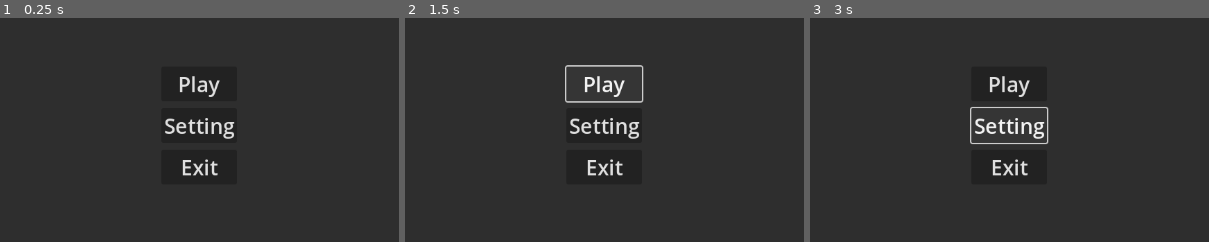
Above: before the commit, frames 1-3 (left to right).
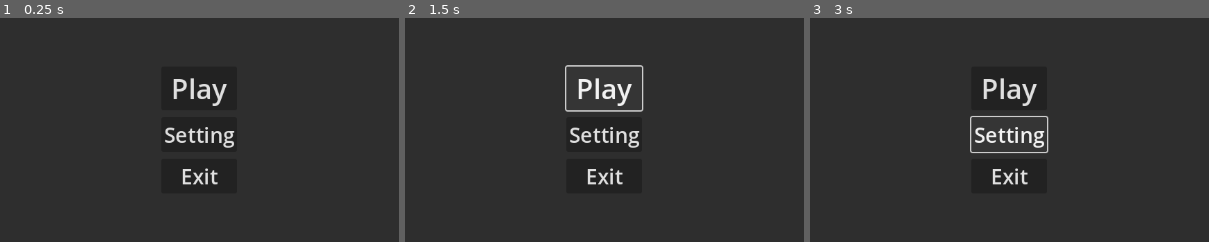
Above: after the commit, the same moments.

Repository: pudding0102/pojectgame2D
Game: Godot game, scene res://Scenes/main.tscn
The game is run twice, just before and just after one commit, with the same random seed, the same clock (stepped at 60 frames per second) and the same inputs. The project has no main scene, so this scene is started directly.
Inputs:
- Up to frame 1 (0.25 s): no input
- Up to frame 2 (1.5 s): click "Play" at 0.5 s; click "Play" at 1.25 s
- Up to frame 3 (3 s): click "Play" at 2 s; click "Setting" at 2.75 s
The pictures show only the part of the screen within x 25-75%, y 48-98%; the shares and areas given below are measured in that part.

The runs differ from the first frame. In frame 1, 2.3% of the frame differs, in the area x 41-59%, y 25-75%; in frame 2, 2.7%; in frame 3, 2.9%, in the area x 40-60%, y 25-75%.

Commit message:
เปลี่ยนขนาดตัวอักษร

Diff:
--- a/demo/Scenes/main.tscn
+++ b/demo/Scenes/main.tscn
@@ -34,7 +34,7 @@
 
 [node name="bn_start" type="Button" parent="CanvasLayer/TabContainer/MainMunu/ButtonMainMunu"]
 layout_mode = 2
-theme_override_font_sizes/font_size = 30
+theme_override_font_sizes/font_size = 40
 text = "Play"
 
 [node name="bn_setting" type="Button" parent="CanvasLayer/TabContainer/MainMunu/ButtonMainMunu"]
